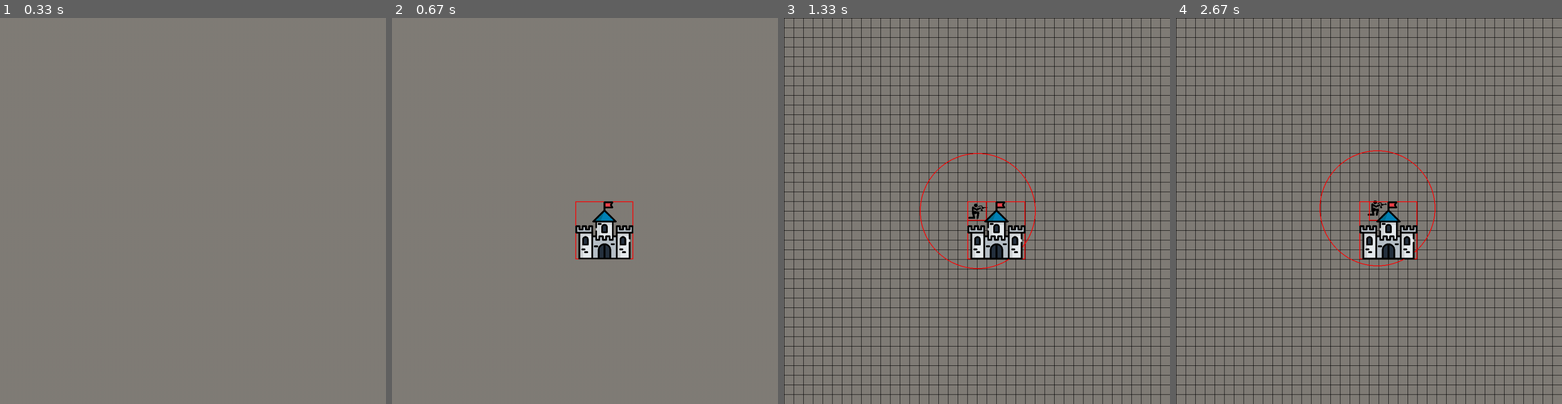
Above: before the commit, frames 1-4 (left to right).
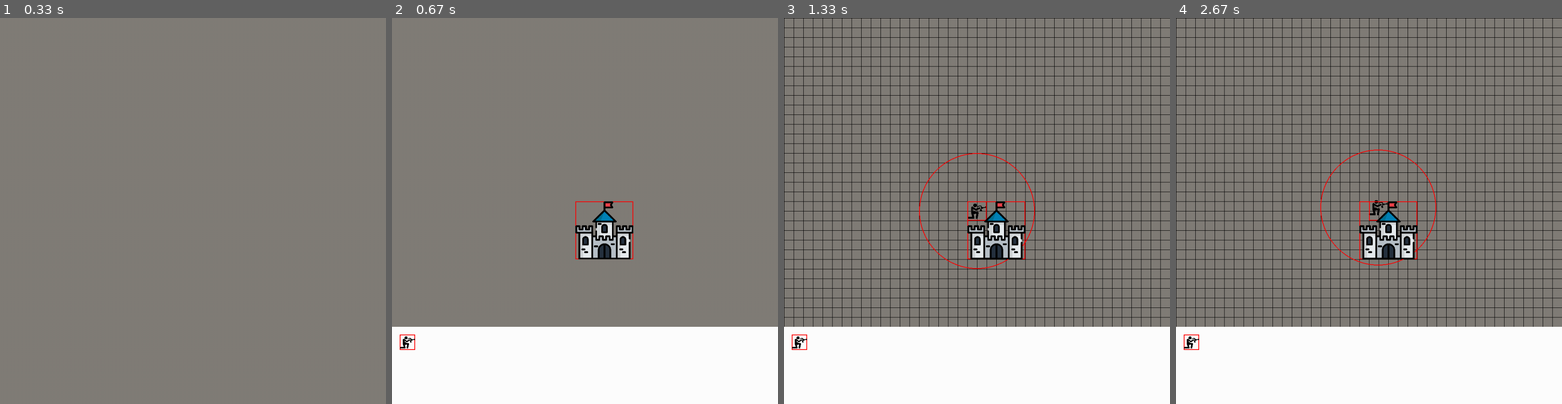
Above: after the commit, the same moments.

Repository: toadmengo/Towerdefense
Game: pygame game, started from td.py
Same seed, same stepped clock (60 frames per second), same inputs: the game is played once before the commit and once after it.
Inputs (mouse positions are in pixels of both pictures, inside the frame that each line leads up to):
- Up to frame 1 (0.33 s): no input
- Up to frame 2 (0.67 s): tap Space at 0.33 s
- Up to frame 3 (1.33 s): hold G 0.67-1.13 s; hold Right 0.67-1.13 s; tap Space at 0.73, 1.03 s; click (799, 342) at 1.22 s
- Up to frame 4 (2.67 s): hold Right 1.5-1.97 s; move the mouse to (1241, 75) at 1.53 s; tap Space at 1.57, 1.87, 2.07, 2.4 s; hold Up 2-2.3 s; hold Right from 2.33 s (still down)

Frame 1 is identical in both runs. In frame 2, 20% of the frame differs, in the area x 0-100%, y 80-100%; in frame 3, 20%; in frame 4, 20%, in the area x 0-100%, y 34-100%.

Commit message:
Added bar to bottom

Diff:
--- /dev/null
+++ b/(event.type== pygame.MOUSEBUTTONUP and n.py
@@ -0,0 +1 @@
+(event.type== pygame.MOUSEBUTTONUP and not placing_tile and number_of_objects>=1) or (number_of_objects==0 and event.type == pygame.KEYDOWN and event.key == pygame.K_SPACE):
--- a/td.py
+++ b/td.py
@@ -7,7 +7,7 @@
 
 x=475
 y=475
-vel=.4
+vel=.5
 
 screen.fill((130,125,120))
 number_of_objects=0
@@ -128,7 +128,7 @@
         self.up=False
         self.down=False
         if centerdistance<=self.range:
-            zombielist[i].shot=True
+            zombielist[i].shot+=1
             if zombielist[i].hp>0:
                 zombielist[i].hp-=self.dmg/1000
             if fighting:
@@ -138,8 +138,6 @@
                     self.up=True
                 if zombielist[i].y>self.y+self.range*.5:
                     self.down=True
-
-
 
 
 ###Classes
@@ -189,7 +187,7 @@
         self.spawnlocatedistance=475-x
         self.delay=delay
         super().__init__(ID, x, y, vel)
-        self.shot=False
+        self.shot=0
         self.shotcount=random.choice(range(0,99))
 
     def zombiemove(self):
@@ -210,40 +208,68 @@
             if movement:
                 xvec=self.spawnlocatedistance/sqrt((self.spawnlocatedistance**2)+(475**2))
                 yvec= 475/sqrt((self.spawnlocatedistance**2)+(475**2))
-                self.x+=.12*xvec
-                self.y+=.12*yvec
+                self.x+=.2*xvec* self.vel
+                self.y+=.2*yvec* self.vel
 
     def zombieanimate(self):
-        self.shotcount+=1
+        self.shotcount+=self.shot
         if self.shotcount+1>=100:
             self.shotcount=0
-        if self.shot:
+        if self.shot>0:
             self.img= self.imglist[self.shotcount//20]
         else:
             self.img=self.imglist[0]
 
 
-
-###Prepared objects#####
-########Thing list, describes the order of the created objects
+class button():
+    def __init__(self):
+        self.width=40
+        self.height=40
+
+
+
+    def draw(self):
+        self.img=pygame.transform.scale(self.img, (self.width,self.height))
+        pygame.draw.rect(screen, (255,0,0),self.rect, 2)
+        screen.blit(self.img, (self.x,self.y))
+
+
+    def clickedon(self, pos):
+        soldier=self.soldier
+        if self.rect.collidepoint(pos):
+            thinglist.append(soldier)
+            return True
+        else:
+            return False
+
+class button1(button, soldier):
+    def __init__(self):
+        button.__init__(self)
+        self.x=20
+        self.y=820
+        self.soldier=soldier(number_of_objects, x, y, vel)
+        self.img=self.soldier.img
+        self.rect=pygame.Rect(self.x,self.y,self.width, self.height)
+
+
 
 thinglist=[]
 thinglist.append(castle(-1, x, y, vel))
-for i in range(8):
-    thinglist.append(soldier(-1, x, y, vel))
-
-
 
 def drawscreen():   ##Drawscreen draws the object to the screen
     screen.fill((130,125,120)) ##Screen color
-
+    if number_of_objects>=1:
     ###Create grid lines
-    if gridon and not fighting:
-        for i in range(0,1000, 25):
-            pygame.draw.line(screen, (0,0,0), [i,0], [i,1000], 1)
-            pygame.draw.line(screen, (0,0,0), [0,i], [1000,i], 1)
-
-    if number_of_objects>=1:
+        if gridon and not fighting:
+            for i in range(0,1000, 25):
+                pygame.draw.line(screen, (0,0,0), [i,0], [i,800], 1)
+            for i in range(0,800, 25):
+                pygame.draw.line(screen, (0,0,0), [0,i], [1000,i], 1)
+
+    ###Create a sidebar
+        pygame.draw.rect(screen, (255,255,255), (0,800,1000,200), 0)
+        b1.draw()
+
         if placing_tile and not fighting:
             thinglist[number_of_objects-1].moveobject() ##This line ensures that only the most recent object is allowed to move
             if number_of_objects>=2:
@@ -265,10 +291,7 @@
                 zombielist[i].draw()
                 zombielist[i].zombieanimate()
                 zombielist[i].drawhpbox()
-                zombielist[i].shot=False
-
-
-
+                zombielist[i].shot=0
 
     pygame.display.update()
 
@@ -285,41 +308,46 @@
     for event in pygame.event.get():
         if event.type == pygame.QUIT:
             running= False
-        if event.type == pygame.KEYDOWN:
-
-            if event.key==pygame.K_g: ###press g to turn on grid overlay
-                gridon = not gridon
-
-            if not fighting:
-                if event.key== pygame.K_SPACE and collision == False:
-                    if not placing_tile:
-                        if not fighting:
+
+        if event.type == pygame.KEYDOWN and event.key==pygame.K_g: ###press g to turn on grid overlay
+            gridon = not gridon
+
+        if not fighting:
+            if not placing_tile:
+                if event.type== pygame.MOUSEBUTTONUP and number_of_objects>=1:
+                    pos=pygame.mouse.get_pos()
+                    if b1.clickedon(pos):
+                        number_of_objects+=1
+                        b1=button1()
+                        placing_tile=not placing_tile
+                if event.type == pygame.KEYDOWN:
+                    if event.key==pygame.K_SPACE:
+                        if number_of_objects==0:
+                            number_of_objects+=1
+                            placing_tile=not placing_tile
+                            b1=button1()
                             ###spawn zombie mechanism
-                            if number_of_objects==5 and phase==0:
-
-                                #####Zombie creation list
-                                zombielist=[]
-                                zombiecount=15
-                                globaldelay=0 ###Sets a delay count that staggers the spawn of zombies
-                                for i in range(zombiecount):
-                                    z= random.choice(range(0,950))
-                                    delay= random.choice(range(1,4000))
-                                    zombielist.append(zombie(i, z, 0, vel, delay))
-                                fighting=True
-
-                            else:
-                                number_of_objects+=1
-                                placing_tile=not placing_tile
-
-                    else:
-                        ###Saves object onto nearest grid location
-                        thinglist[number_of_objects-1].changex(round25(thinglist[number_of_objects-1].x))
-                        thinglist[number_of_objects-1].changey(round25(thinglist[number_of_objects-1].y))
-                        xpos.append(thinglist[number_of_objects-1].x)
-                        ypos.append(thinglist[number_of_objects-1].y)
-                        objectwidth.append(thinglist[number_of_objects-1].width)
-                        objectheight.append(thinglist[number_of_objects-1].height)
-                        placing_tile=not placing_tile
+                        if number_of_objects==5 and phase==0:
+                            #####Zombie creation list
+                            zombielist=[]
+                            zombiecount=15
+                            globaldelay=0 ###Sets a delay count that staggers the spawn of zombies
+                            for i in range(zombiecount):
+                                z= random.choice(range(0,950))
+                                delay= random.choice(range(1,4000))
+                                zombielist.append(zombie(i, z, 0, vel, delay))
+                            fighting=True
+
+            elif event.type == pygame.KEYDOWN:
+                if event.key == pygame.K_SPACE and not collision:
+                    ###Saves object onto nearest grid location
+                    thinglist[number_of_objects-1].changex(round25(thinglist[number_of_objects-1].x))
+                    thinglist[number_of_objects-1].changey(round25(thinglist[number_of_objects-1].y))
+                    xpos.append(thinglist[number_of_objects-1].x)
+                    ypos.append(thinglist[number_of_objects-1].y)
+                    objectwidth.append(thinglist[number_of_objects-1].width)
+                    objectheight.append(thinglist[number_of_objects-1].height)
+                    placing_tile=not placing_tile
 
     if fighting:
 
